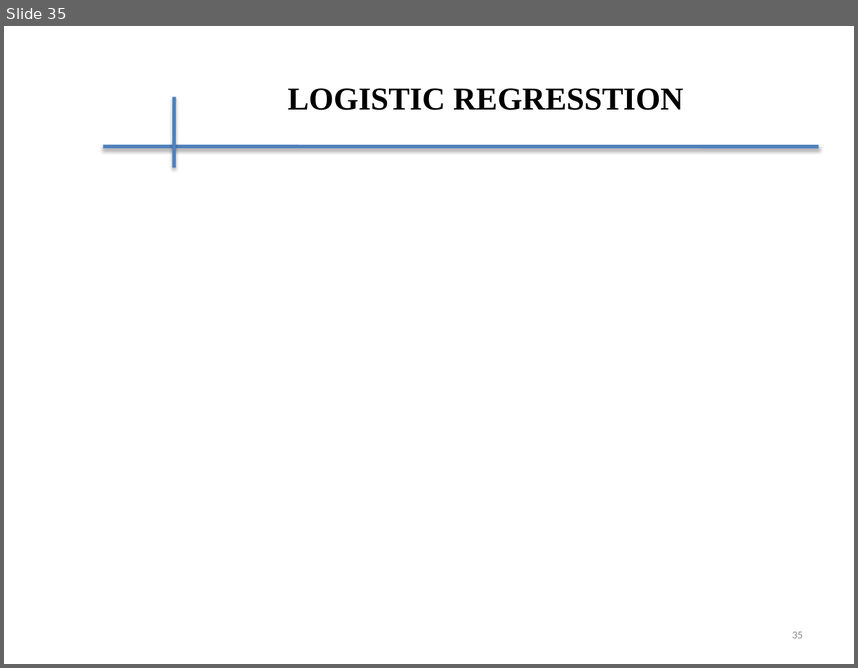
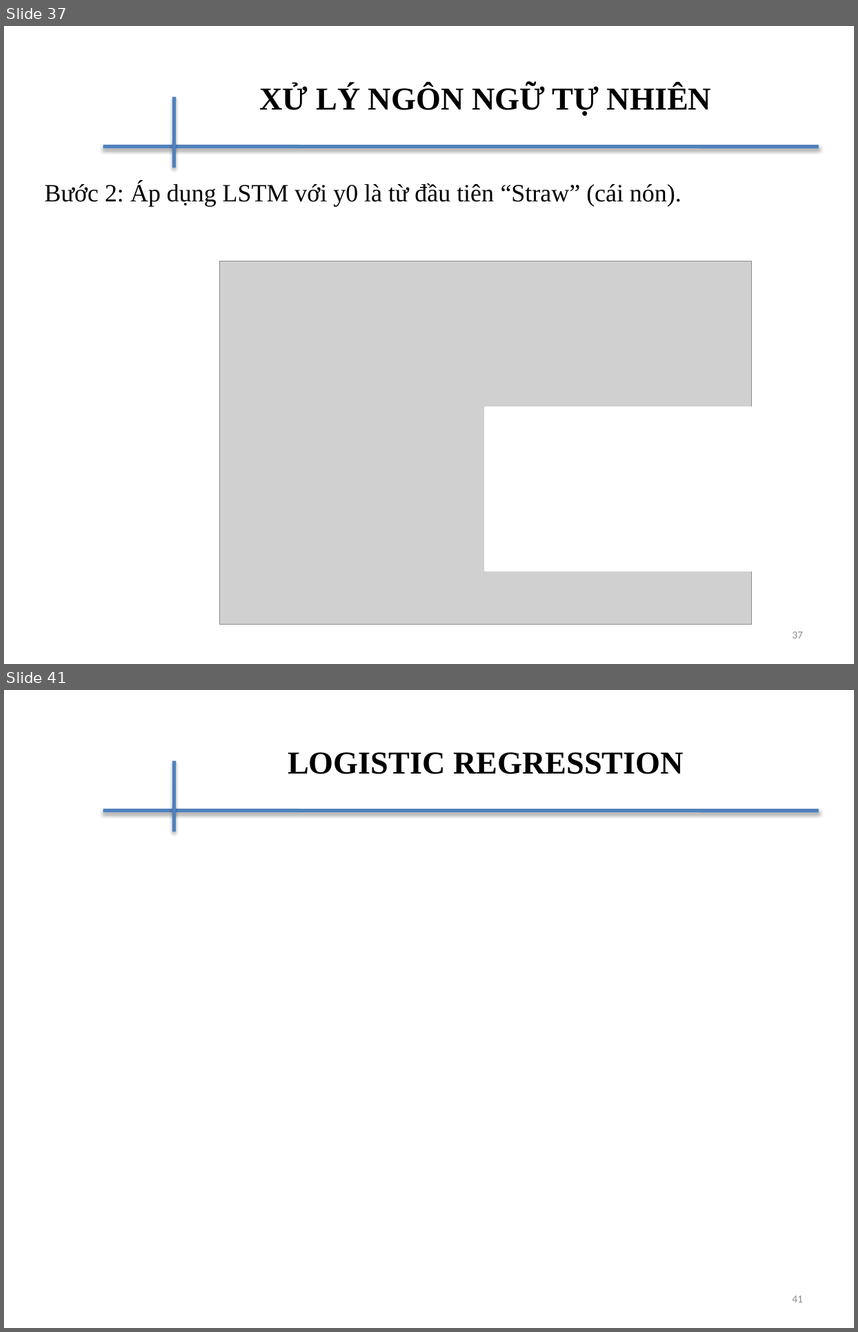
Before and after one commit to daithinh2401/Master_2019, a slide deck: Machine_Learning/ML_Mid_Slide.pptx. Shown one above the other, each under a label of ours: slide 35 before the commit, slides 37 and 41 after it; the slides between them are not shown. The pictures are 858x668 and 858x1332 pixels, drawn with LibreOffice and Linux fonts; fonts in the diff are those of the drawing; grey boxes stand for pictures; background and template pictures are left out. Boxes give left, top, right and bottom in pixels: in the first picture for what was removed or moved away, otherwise in the second. Text is boxed around its words. In the diff, an @@ line names an element or a change of style, - is before the commit and + after.

```diff
--- a/Machine_Learning/ML_Mid_Slide.pptx
+++ b/Machine_Learning/ML_Mid_Slide.pptx
@@ slide 37 added at (x1=4, y1=26, x2=854, y2=664), background #FFFFFF; not listed: 2 template elements that a slide beside it also shows @@
@@ title added at (x1=260, y1=85, x2=711, y2=116), 27 pt, text #000000, bold @@
+XỬ LÝ NGÔN NGỮ TỰ NHIÊN
@@ text added at (x1=45, y1=182, x2=682, y2=206), 21 pt, text #000000 @@
+Bước 2: Áp dụng LSTM với y0 là từ đầu tiên “Straw” (cái nón).
@@ picture added at (x1=220, y1=261, x2=752, y2=624) @@
@@ rectangle added at (x1=486, y1=408, x2=760, y2=570), fill #FFFFFF, outline #FFFFFF 2 pt @@
@@ page number added at (x1=792, y1=631, x2=803, y2=638), 9 pt, text #8C8C8C @@
+37
@@ what was slide 35 is now slide 41 @@
@@ page number at (x1=792, y1=1295, x2=803, y2=1302): text changed @@
-35
+41
```
Also in this commit, not shown: 3 slides changed, 7 other slides added, 2 slides removed, 8 other files.
